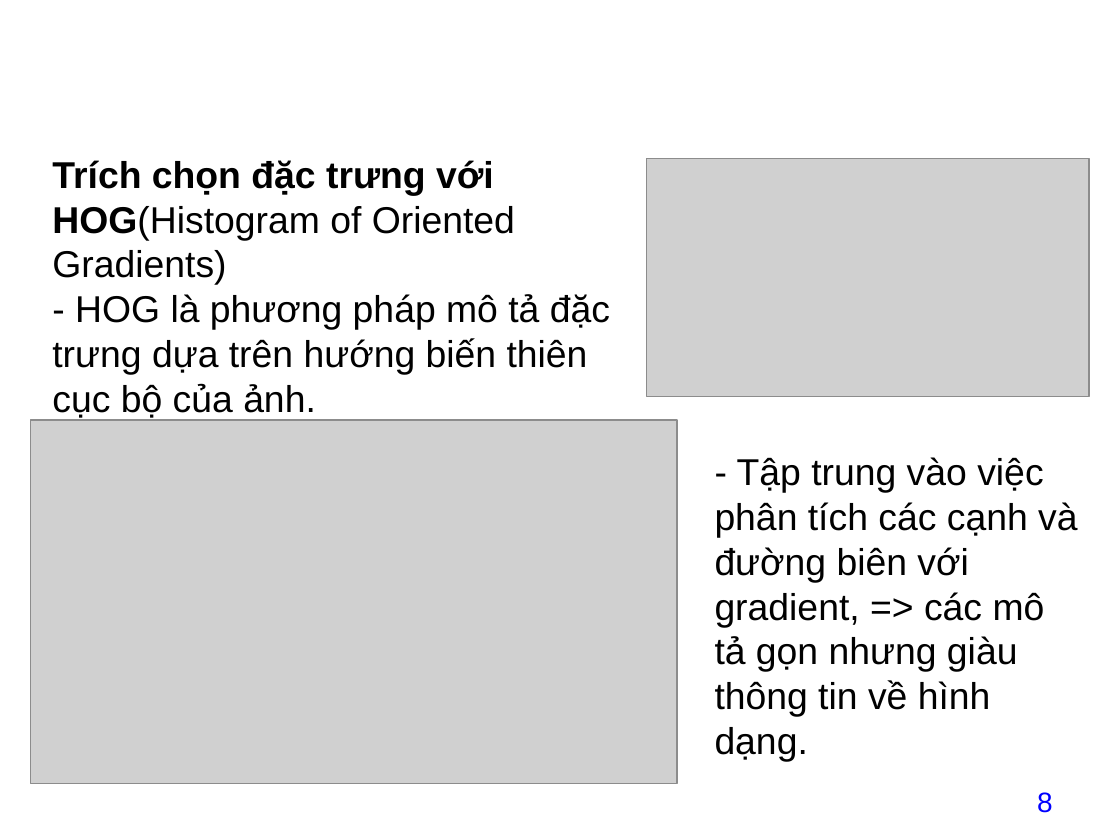
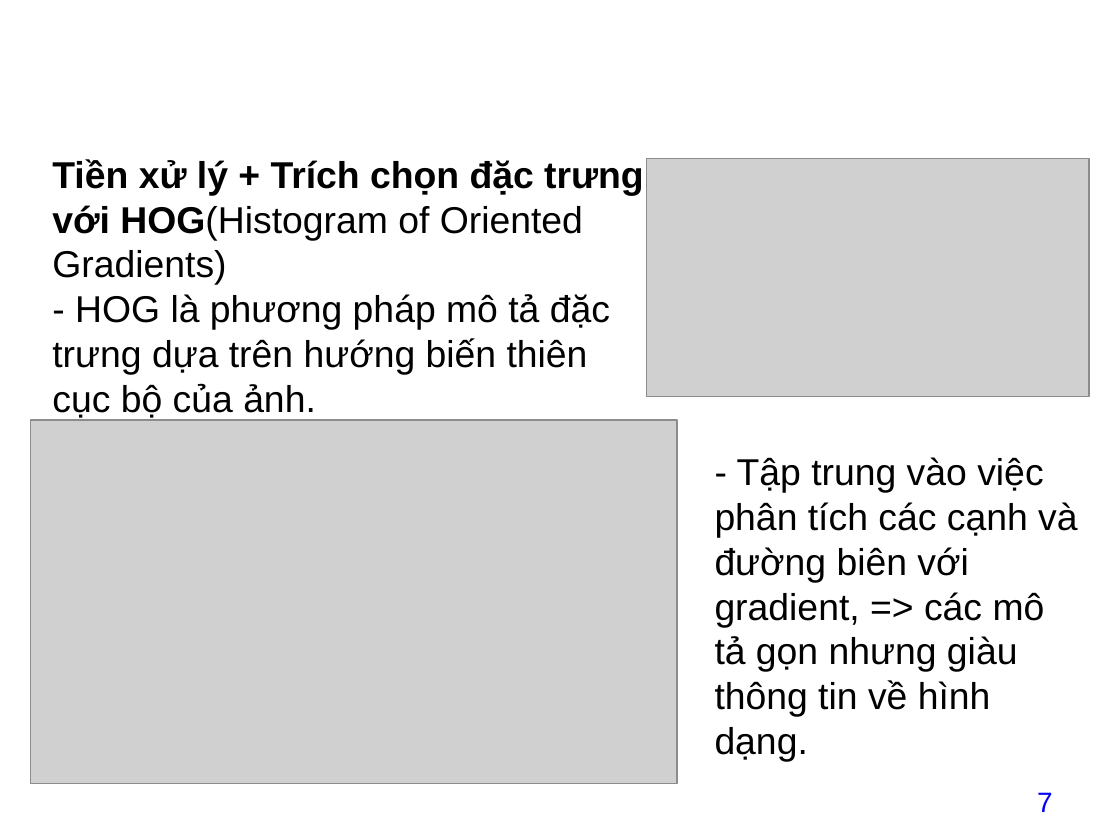
Before and after one commit to datdatnguyen2609/datdatnguyen2609, a slide deck: slide 7 of project/baitaplon/13_NguyenThanhDat211440519_baitaplon.pptx (slide 8 before the commit). Drawn at 1120x840 pixels with LibreOffice and Linux fonts; fonts in the diff are those of the drawing; grey boxes stand for pictures; background and template pictures are left out. Boxes give left, top, right and bottom in pixels: in the first picture for what was removed or moved away, otherwise in the second. Text is boxed around its words. In the diff, an @@ line names an element or a change of style, - is before the commit and + after.

```diff
--- a/project/baitaplon/13_NguyenThanhDat211440519_baitaplon.pptx
+++ b/project/baitaplon/13_NguyenThanhDat211440519_baitaplon.pptx
@@ text at [52, 159, 644, 285]: text changed; bold on @@
-Trích chọn đặc trưng với HOG(Histogram of Oriented Gradients)
+Tiền xử lý + Trích chọn đặc trưng với HOG(Histogram of Oriented Gradients)
@@ page number at [1037, 792, 1053, 812]: text changed @@
-8
+7
```
Also in this commit, not shown: 2 other slides changed, 1 slide added, 2 slides removed, 12 other files.
